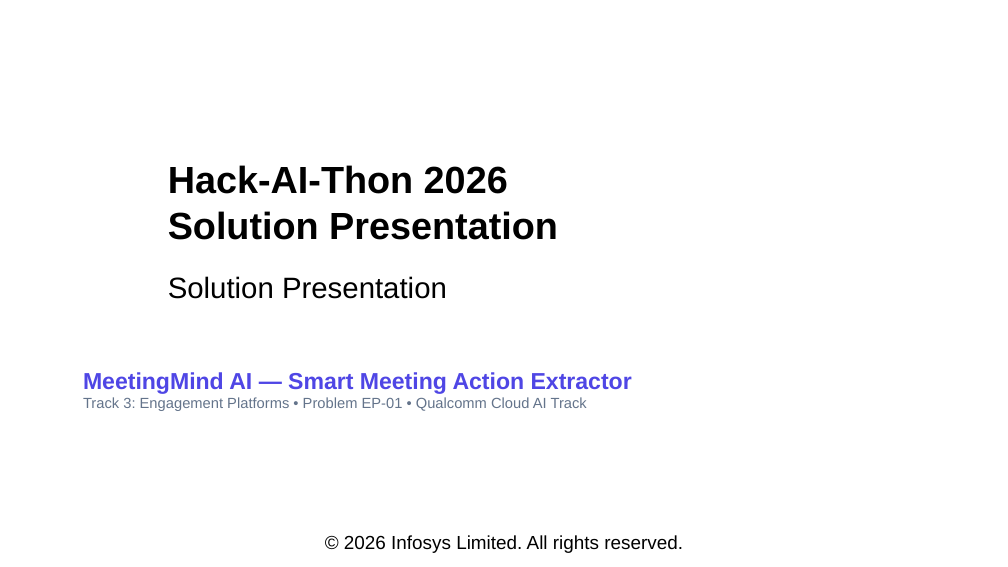
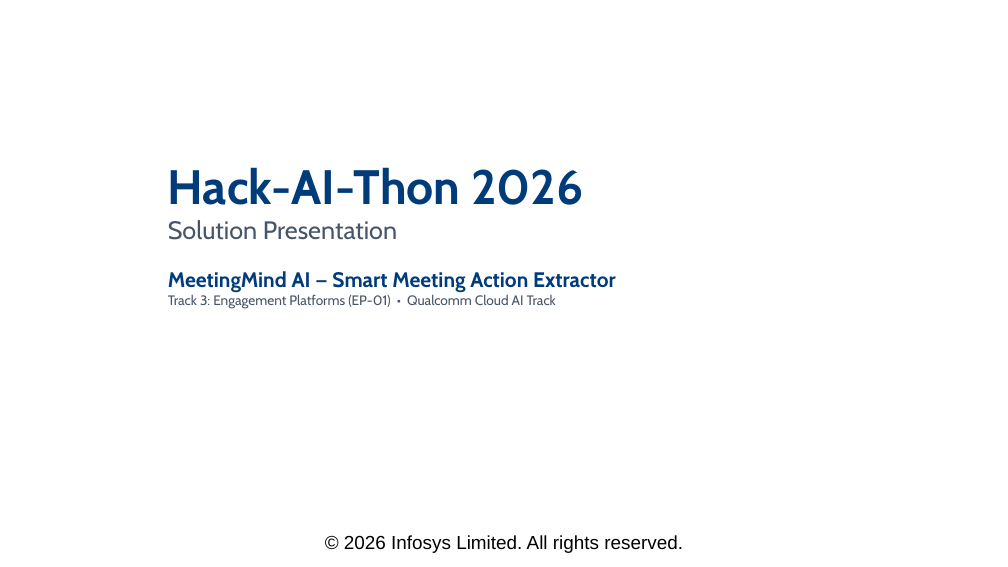
Before and after one commit to kowshikghanta/Infosys-Hackathon, a slide deck: slide 1 of Hack-AI-Thon_Solution_Presentation_Template.pptx. Drawn at 1008x567 pixels with LibreOffice and Linux fonts; fonts in the diff are those of the drawing; background and template pictures are left out. Boxes give left, top, right and bottom in pixels: in the first picture for what was removed or moved away, otherwise in the second. Text is boxed around its words. In the diff, an @@ line names an element or a change of style, - is before the commit and + after.

```diff
--- a/Hack-AI-Thon_Solution_Presentation_Template.pptx
+++ b/Hack-AI-Thon_Solution_Presentation_Template.pptx
@@ text at [168,167,583,205]: text changed; size 36 to 46 pt; font Arial to Cabin; text colour #000000 to #003B7A @@
-Hack-AI-Thon 2026
-Solution Presentation
+Hack-AI-Thon 2026
@@ text at [168,220,397,240]: size 28 to 24 pt, font Arial to Cabin, text colour #000000 to #475569 in "Solution Presentation" @@
@@ text at [168,271,616,309]: paragraphs added @@
+MeetingMind AI — Smart Meeting Action Extractor
+Track 3: Engagement Platforms (EP-01) • Qualcomm Cloud AI Track
@@ text removed at [83,372,632,411] @@
-MeetingMind AI — Smart Meeting Action Extractor
-Track 3: Engagement Platforms • Problem EP-01 • Qualcomm Cloud AI Track
```
Also in this commit, not shown: 7 other slides changed, 3 other files.
